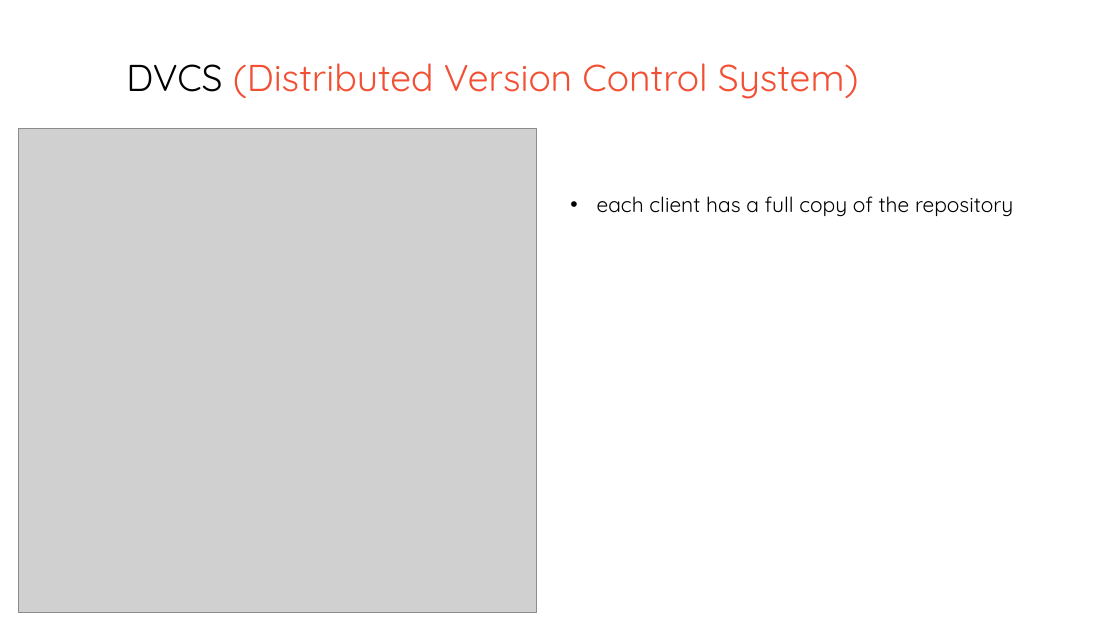
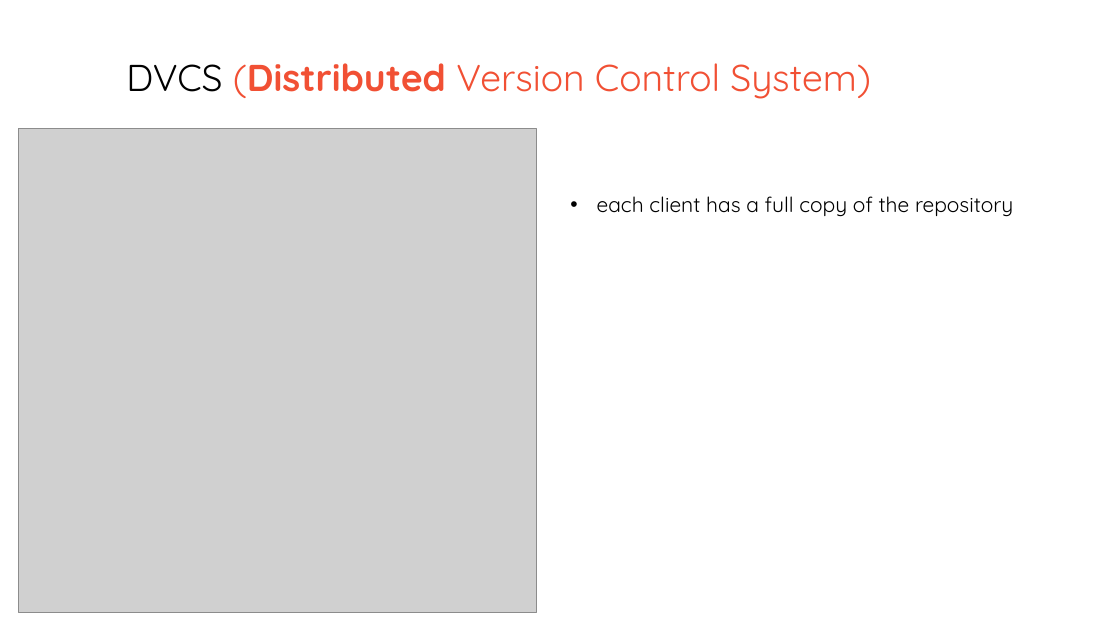
Before and after one commit to bogdanbujdea/git102, a slide deck: slide 14 of Course 1.pptx (slide 11 before the commit). Drawn at 1120x630 pixels with LibreOffice and Linux fonts; fonts in the diff are those of the drawing; grey boxes stand for pictures. Boxes give left, top, right and bottom in pixels: in the first picture for what was removed or moved away, otherwise in the second. Text is boxed around its words. In the diff, an @@ line names an element or a change of style, - is before the commit and + after.

```diff
--- a/Course 1.pptx
+++ b/Course 1.pptx
@@ text "DVCS (Distributed Version Control System)" at bbox=[126, 63, 871, 99]: bold on in "(Distributed" @@
```
Also in this commit, not shown: 5 other slides changed, 5 slides added, 1 slide removed.
